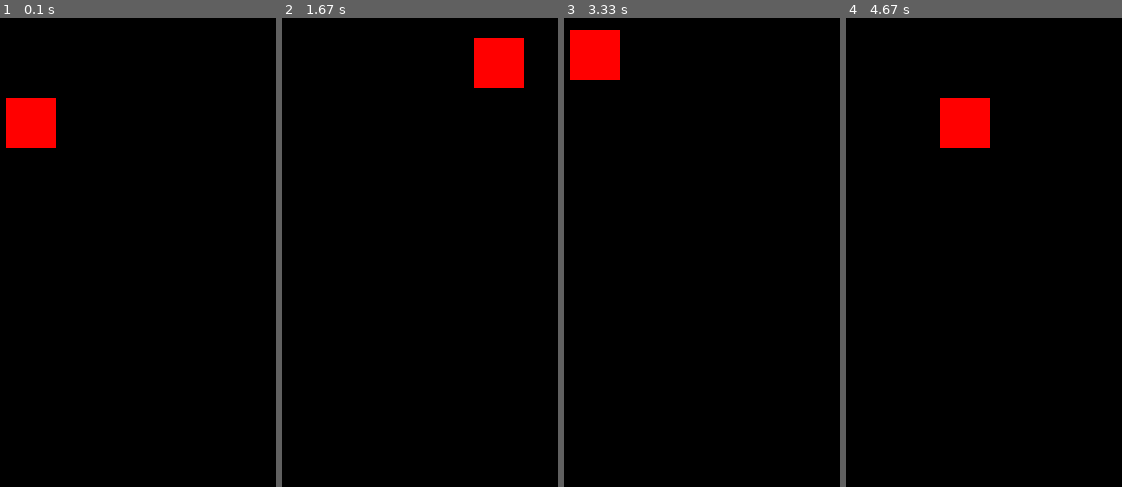
Above: before the commit, frames 1-4 (left to right).
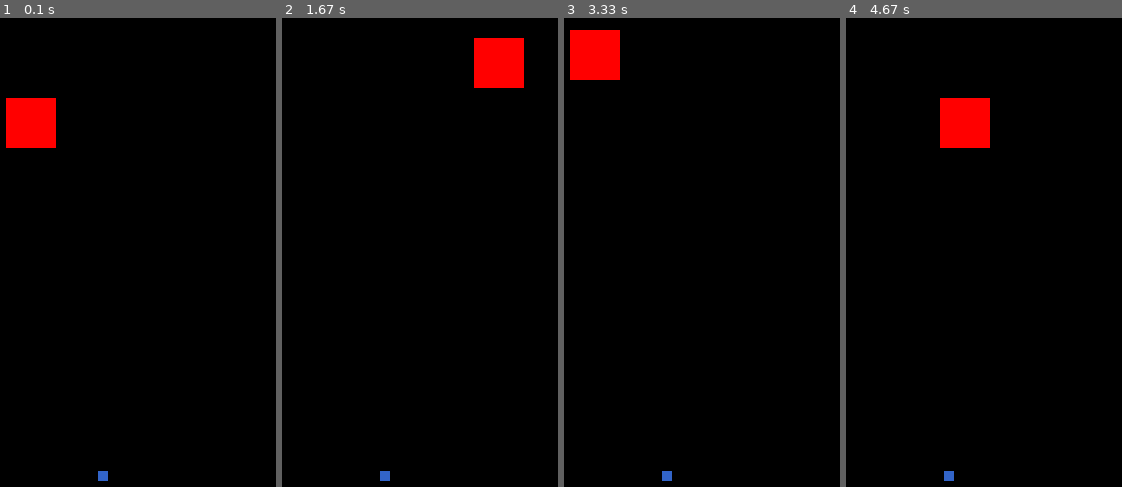
Above: after the commit, the same moments.

Repository: zehra-ozkan/pygame
Game: pygame game, started from moving object/move.py
Two runs of this game, one before a commit and one after it. Both use one fixed random seed, a clock stepped at 60 frames per second and the inputs below.
Inputs:
- Up to frame 1 (0.1 s): no input
- Up to frame 2 (1.67 s): hold Right 0.33-0.8 s; hold Up 0.83-1.13 s; hold Right 1.17-1.63 s
- Up to frame 3 (3.33 s): hold Left 1.67-2.2 s; hold Down 2.23-2.53 s; hold Left 2.57-2.97 s; hold Up from 3 s (still down)
- Up to frame 4 (4.67 s): release Up at 3.37 s; hold Right 3.4-4.03 s; hold Down 4.07-4.43 s; hold Left from 4.47 s (still down)

The runs differ from the first frame. In frame 1, less than 0.1% of the frame differs, in the area x 35-40%, y 96-99%; in frame 2, less than 0.1%; in frame 3, less than 0.1%; in frame 4, less than 0.1%.

Commit message:
speed vs collistion

Diff:
--- a/moving object/move.py
+++ b/moving object/move.py
@@ -1,36 +1,63 @@
 import pygame
+from random import randrange
+pygame.init()
 
-pygame.init()
+def _handle_move(x : int , y : int, speed:int, keys, screen_width, screen_height, width, height):
+    if keys[pygame.K_LEFT] and x > 0:
+        x -= speed
+    if keys[pygame.K_RIGHT] and x< screen_width-width:
+        x = x +  speed
+
+    if keys[pygame.K_UP] and y > 0:
+        y -= speed
+    if keys[pygame.K_DOWN] and y < screen_height-height:
+        y += speed
+    return x, y
+
+def _handle_collision(x, y , boost_x, boost_y,boost_width, boost_height):
+    if x in range(boost_x, boost_x + boost_width) and y in range(boost_y, boost_y + boost_height):
+        return True
+    return False
+
+
 screen_width = 800
 screen_height = 600
-screen = pygame.display.set_mode((screen_width, screen_height))
-pygame.display.set_caption("Moving Object Example")
+
+boost_x = randrange(screen_width)
+boost_y = randrange(screen_height)
+boost_width = 10
+boost_height = 10
 
 x = 200
 y = 150
-
 width = 50
 height = 50
 
-speed = 2
+WALK_SPEED = 2
+RUN_SPEED = 5
+speed = WALK_SPEED
+
+screen = pygame.display.set_mode((screen_width, screen_height))
+pygame.display.set_caption("Moving Object Example")
 run = True
 while run:
+
     pygame.time.delay(10)
     for event in pygame.event.get():
         if event.type == pygame.QUIT:
             run = False
+            break
+
     keys = pygame.key.get_pressed()
-    if keys[pygame.K_LEFT] and x > 0:
-        x -= speed
-    if keys[pygame.K_RIGHT] and x< screen_width-width:
-        x += speed
-
-    if keys[pygame.K_UP] and y>0:
-        y -= speed
-
-    if keys[pygame.K_DOWN] and y< screen_height-height:
-        y += speed
+    x, y = _handle_move(x , y, speed, keys, screen_width, screen_height, width, height)
+    collision = False
+    collision = _handle_collision(x, y , boost_x, boost_y, boost_width, boost_height)
+    print(collision)
+    speed = speed + RUN_SPEED if collision else speed
     screen.fill((0, 0, 0))
     pygame.draw.rect(screen, (255, 0, 0), (x, y, width, height))
+
+    if not collision:
+        pygame.draw.rect(screen, (50, 100, 200), (boost_x, boost_y, boost_width, boost_height))
     pygame.display.update()
 pygame.quit()
Empty file added: moving object/abc.py
